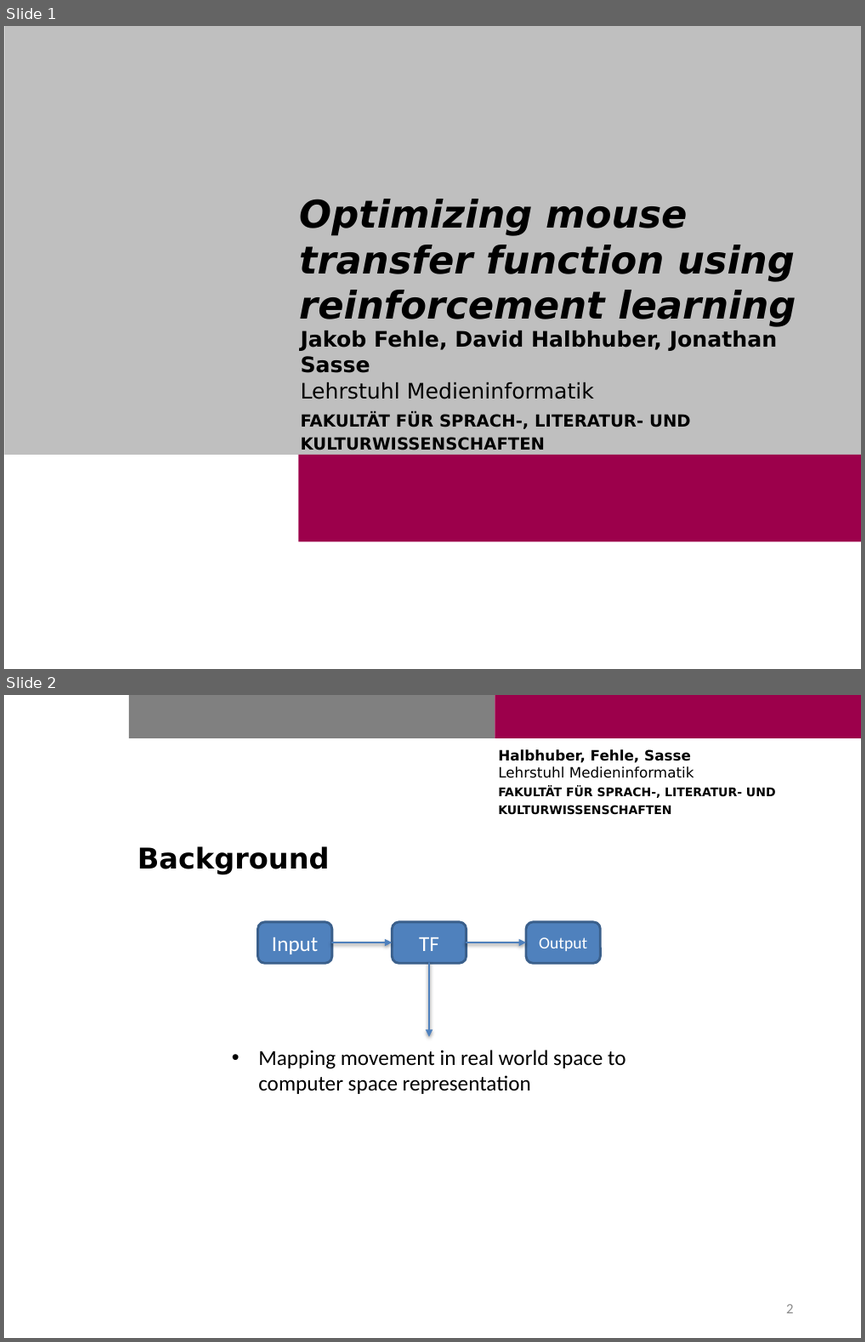
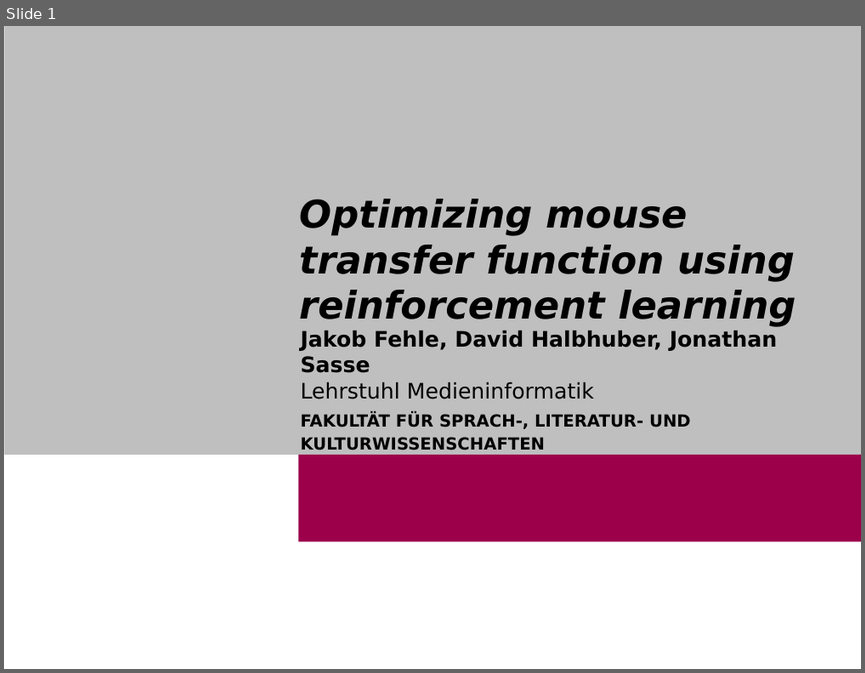
Before and after one commit to Cele3x/practical-seminar, a slide deck: 01-topic-selection/topics/mouse-transfer-function/TransferfunctionRL.pptx. Shown one above the other, each under a label of ours: slides 1 and 2 before the commit, slide 1 after it. The pictures are 865x1342 and 865x673 pixels, drawn with LibreOffice and Linux fonts; fonts in the diff are those of the drawing; background and template pictures are left out. Boxes give left, top, right and bottom in pixels: in the first picture for what was removed or moved away, otherwise in the second. Text is boxed around its words. In the diff, an @@ line names an element or a change of style, - is before the commit and + after.

```diff
--- a/01-topic-selection/topics/mouse-transfer-function/TransferfunctionRL.pptx
+++ b/01-topic-selection/topics/mouse-transfer-function/TransferfunctionRL.pptx
@@ slide 2 removed at bbox=[4, 695, 861, 1338], background #FFFFFF; not listed: 2 template elements that a slide beside it also shows @@
@@ text removed at bbox=[498, 749, 776, 814] @@
-Halbhuber, Fehle, Sasse
-Lehrstuhl Medieninformatik
-FAKULTÄT FÜR SPRACH-, LITERATUR- UND
-KULTURWISSENSCHAFTEN
@@ title removed at bbox=[137, 846, 330, 874] @@
-Background
@@ rounded rectangle removed at bbox=[257, 922, 332, 964] @@
-Input
@@ rounded rectangle removed at bbox=[392, 922, 466, 964] @@
-TF
@@ rounded rectangle removed at bbox=[526, 922, 601, 964] @@
-Output
@@ arrow removed from (332, 942) to (392, 942) @@
@@ arrow removed from (466, 942) to (526, 942) @@
@@ arrow removed from (429, 964) to (429, 1037) @@
@@ text removed at bbox=[258, 1049, 625, 1094] @@
-• Mapping movement in real world space to computer space representation
@@ page number removed at bbox=[786, 1304, 793, 1313] @@
-2
```
Also in this commit, not shown: 4 slides added, 2 other slides removed, 1 other file.
